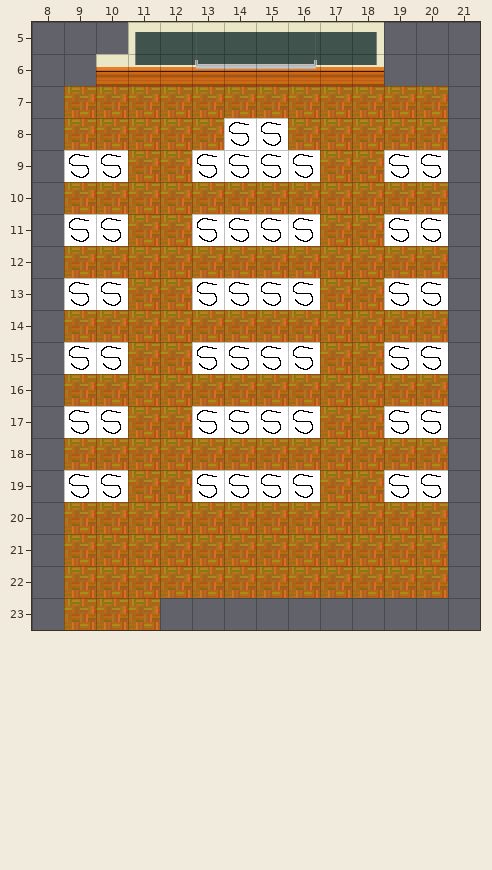
Level history. Tiled map: res/maps/l101.tmx. That is the earlier state.
Cells are 32x32 px. Shown: x 8..21, y 5..23.
After:
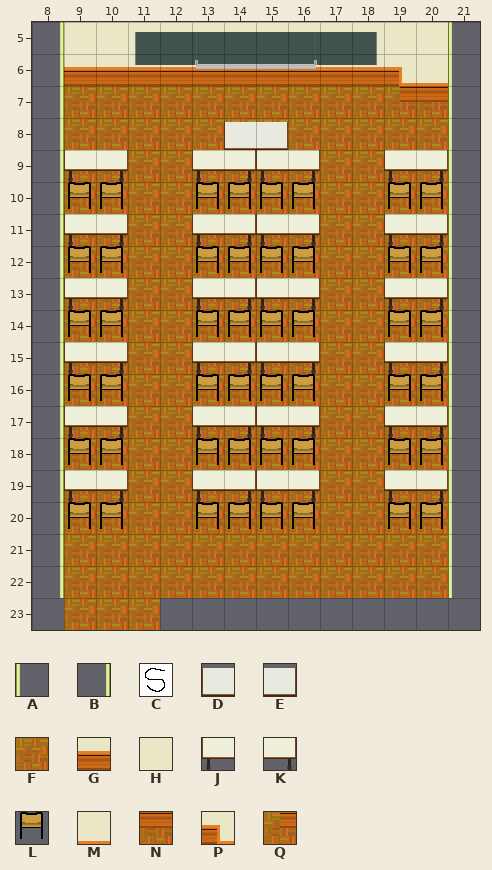
Key: from "jeu de tuiles": A 5, B 5 flipped left-right, C 6, D 51, E 51 flipped left-right, F 62, G 82, H 83, J 88, K 88 flipped left-right, L 89, M 104, N 105, P 124, Q 125.
_ is an empty cell.
Commit: Garnissage de la L101 + meubles
Change:
Layer "floor_layer":
y 5: x 8..10 ___ -> BHH; x 19..21 ___ -> HHA
y 6: x 8..9 __ -> BG; x 19..21 ___ -> PMA
y 7: x 8 _ -> B; x 19..21 FF_ -> QNA
y 8: x 8 _ -> B; x 14..15 CC -> FF; x 21 _ -> A
y 9: x 8..10 _CC -> BFF; x 13..16 CCCC -> FFFF; x 19..21 CC_ -> FFA
y 10: x 8 _ -> B; x 21 _ -> A
y 11: x 8..10 _CC -> BFF; x 13..16 CCCC -> FFFF; x 19..21 CC_ -> FFA
y 12: x 8 _ -> B; x 21 _ -> A
y 13: x 8..10 _CC -> BFF; x 13..16 CCCC -> FFFF; x 19..21 CC_ -> FFA
y 14: x 8 _ -> B; x 21 _ -> A
y 15: x 8..10 _CC -> BFF; x 13..16 CCCC -> FFFF; x 19..21 CC_ -> FFA
y 16: x 8 _ -> B; x 21 _ -> A
y 17: x 8..10 _CC -> BFF; x 13..16 CCCC -> FFFF; x 19..21 CC_ -> FFA
y 18: x 8 _ -> B; x 21 _ -> A
y 19: x 8..10 _CC -> BFF; x 13..16 CCCC -> FFFF; x 19..21 CC_ -> FFA
y 20..22: x 8 _ -> B; x 21 _ -> A
Layer "object_layer":
y 8: x 14..15 __ -> DE
y 9: x 9..10 __ -> JK; x 13..16 ____ -> JKJK; x 19..20 __ -> JK
y 10: x 9..10 __ -> LL; x 13..16 ____ -> LLLL; x 19..20 __ -> LL
y 11: x 9..10 __ -> JK; x 13..16 ____ -> JKJK; x 19..20 __ -> JK
y 12: x 9..10 __ -> LL; x 13..16 ____ -> LLLL; x 19..20 __ -> LL
y 13: x 9..10 __ -> JK; x 13..16 ____ -> JKJK; x 19..20 __ -> JK
y 14: x 9..10 __ -> LL; x 13..16 ____ -> LLLL; x 19..20 __ -> LL
y 15: x 9..10 __ -> JK; x 13..16 ____ -> JKJK; x 19..20 __ -> JK
y 16: x 9..10 __ -> LL; x 13..16 ____ -> LLLL; x 19..20 __ -> LL
y 17: x 9..10 __ -> JK; x 13..16 ____ -> JKJK; x 19..20 __ -> JK
y 18: x 9..10 __ -> LL; x 13..16 ____ -> LLLL; x 19..20 __ -> LL
y 19: x 9..10 __ -> JK; x 13..16 ____ -> JKJK; x 19..20 __ -> JK
y 20: x 9..10 __ -> LL; x 13..16 ____ -> LLLL; x 19..20 __ -> LL
Where, in picture pixels (left, top, right, bottom), the same in both pictures:
changed: (60, 22, 128, 598)
changed: (384, 22, 452, 598)
changed: (192, 118, 320, 529)
